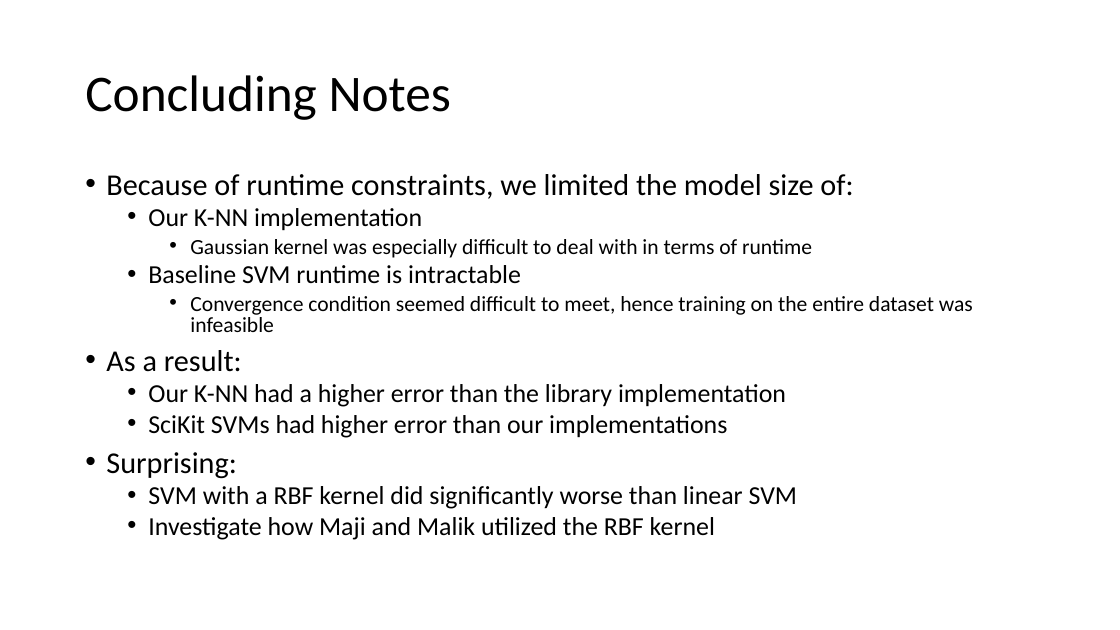
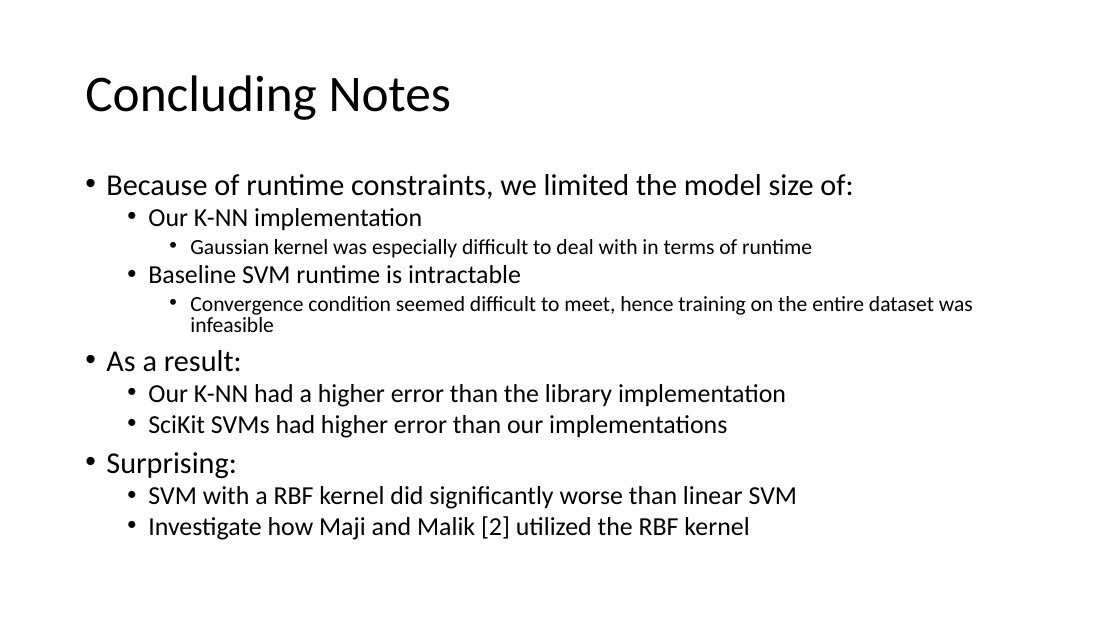
Before and after one commit to dericp/digit-recognition, a slide deck: slide 13 of A Comparison of Techniques Applied to Digit Recognition.pptx. Drawn at 1120x630 pixels with LibreOffice and Linux fonts; fonts in the diff are those of the drawing. Boxes give left, top, right and bottom in pixels: in the first picture for what was removed or moved away, otherwise in the second. Text is boxed around its words. In the diff, an @@ line names an element or a change of style, - is before the commit and + after.

Commit message:
updated pp

```diff
--- a/A Comparison of Techniques Applied to Digit Recognition.pptx
+++ b/A Comparison of Techniques Applied to Digit Recognition.pptx
@@ text at (148,516,749,540): text changed @@
-  • Investigate how Maji and Malik utilized the RBF kernel
+  • Investigate how Maji and Malik [2] utilized the RBF kernel
```
Also in this commit, not shown: 2 other slides changed, 1 slide added.
